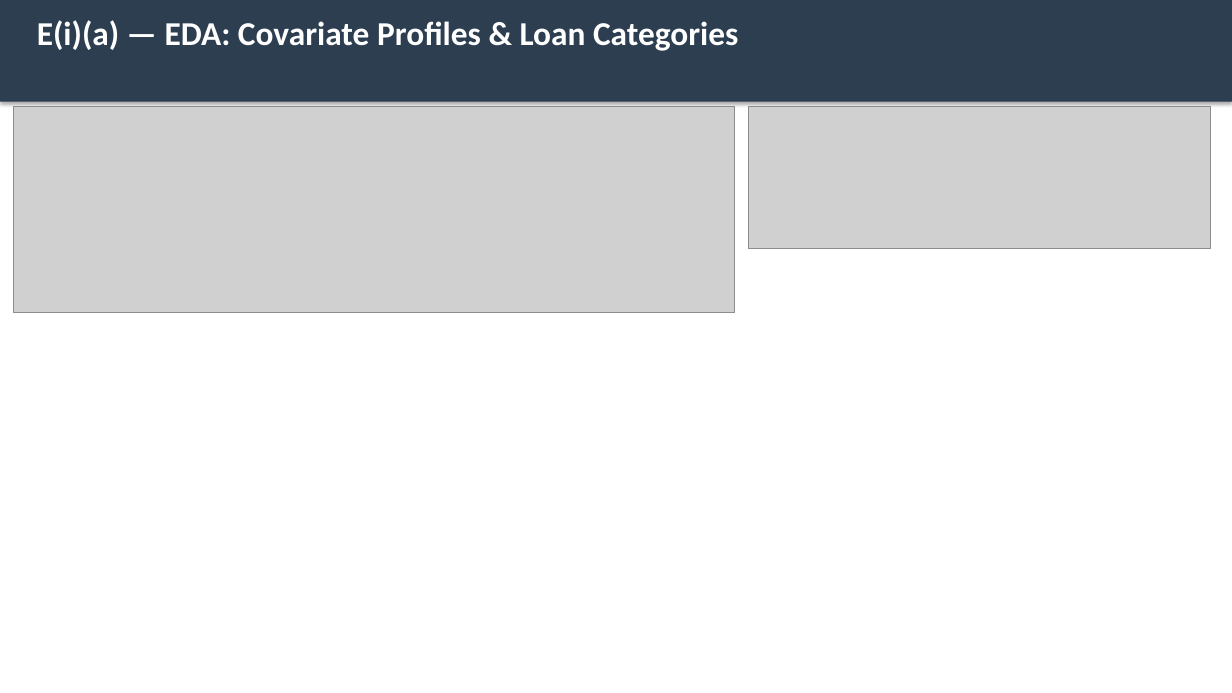
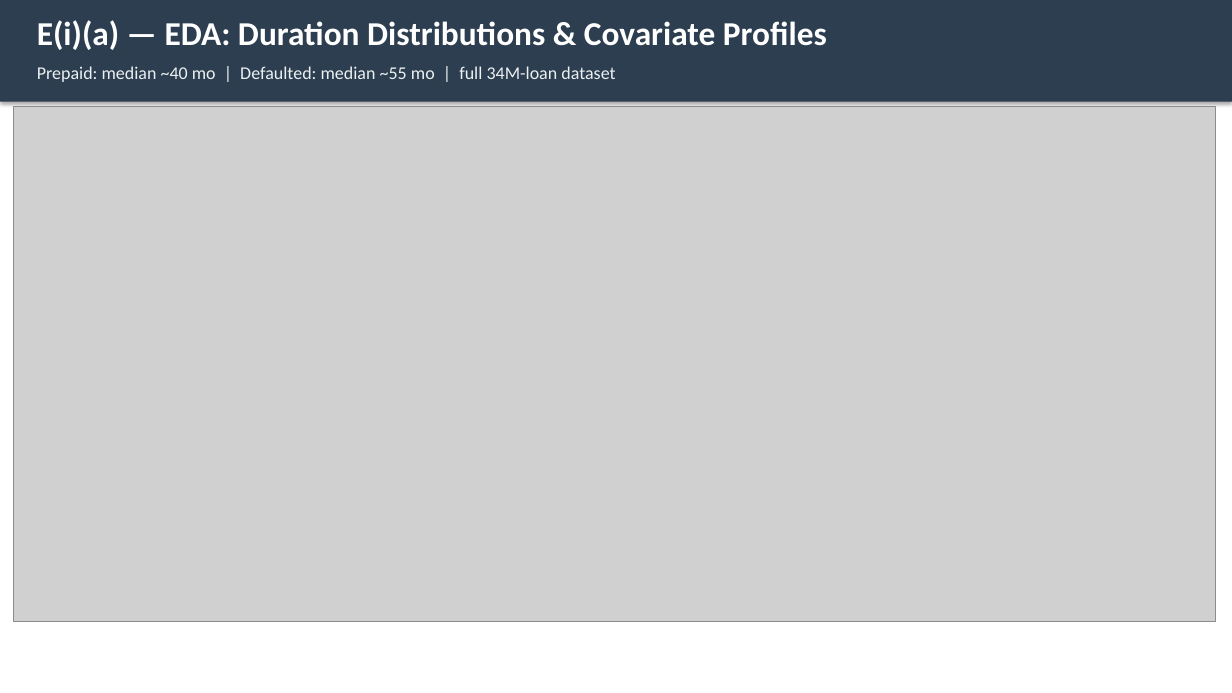
Before and after one commit to liny-r/IR-C-Assignment3, a slide deck: slide 3 of processed/PartE_Presentation.pptx (slide 7 before the commit). Drawn at 1232x693 pixels with LibreOffice and Linux fonts; fonts in the diff are those of the drawing; grey boxes stand for pictures. Boxes give left, top, right and bottom in pixels: in the first picture for what was removed or moved away, otherwise in the second. Text is boxed around its words. In the diff, an @@ line names an element or a change of style, - is before the commit and + after.

```diff
--- a/processed/PartE_Presentation.pptx
+++ b/processed/PartE_Presentation.pptx
@@ text at (x1=37, y1=20, x2=827, y2=50): text changed @@
-E(i)(a) — EDA: Covariate Profiles & Loan Categories
+E(i)(a) — EDA: Duration Distributions & Covariate Profiles
@@ text added at (x1=37, y1=66, x2=615, y2=82), 14 pt, text #ECF0F1 @@
+Prepaid: median ~40 mo | Defaulted: median ~55 mo | full 34M-loan dataset
@@ picture removed at (x1=14, y1=106, x2=735, y2=312) @@
@@ picture added at (x1=14, y1=106, x2=1215, y2=622) @@
@@ picture removed at (x1=749, y1=106, x2=1211, y2=249) @@
```
Also in this commit, not shown: 3 slides added, 4 slides removed, 7 other files.
